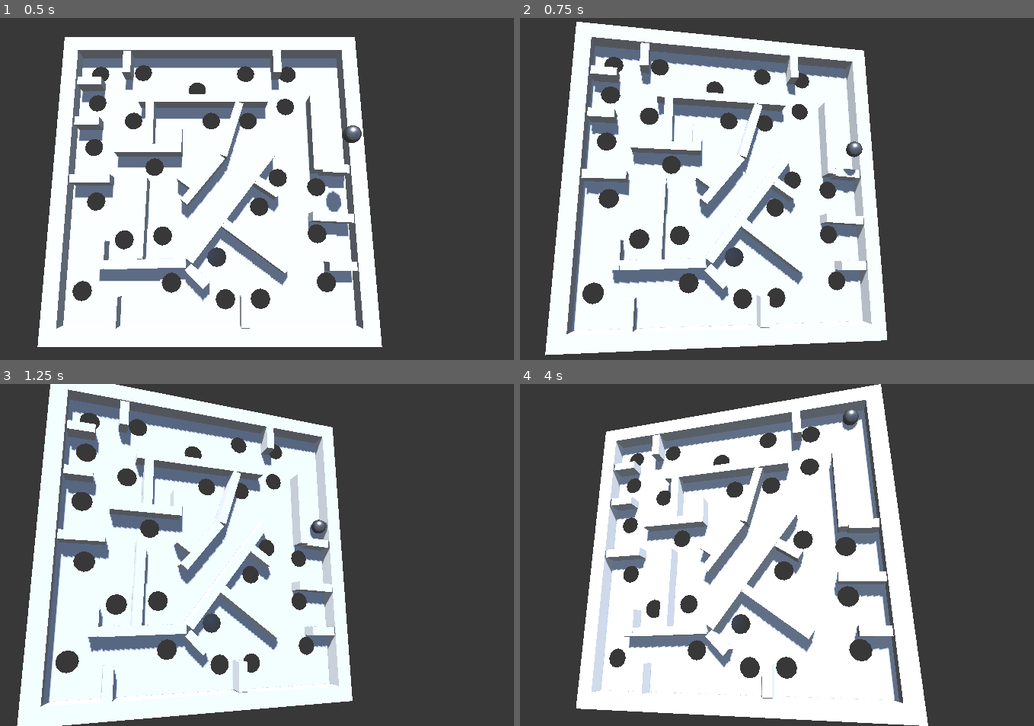
Above: before the commit, frames 1-4 (two rows, left to right).
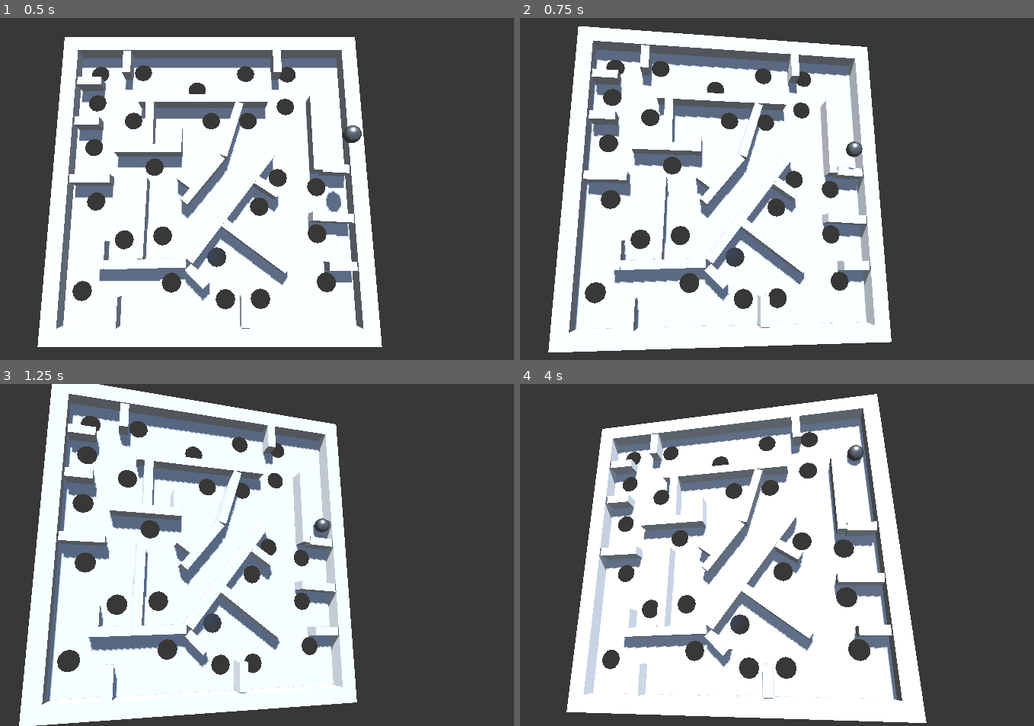
Above: after the commit, the same moments.

Repository: ChrisCrossCrash/labyrinth
Game: Godot game, scene res://scenes/game.tscn
The game is run twice, just before and just after one commit, with the same random seed, the same clock (stepped at 60 frames per second) and the same inputs. A sky picture missing from this copy of the repository is replaced by a grey-blue gradient.
Inputs:
- Up to frame 1 (0.5 s): no input
- Up to frame 2 (0.75 s): hold Right (right) from 0.53 s (still down)
- Up to frame 3 (1.25 s): keep holding Right (right)
- Up to frame 4 (4 s): release Right (right) at 1.28 s; hold Down (backward) 1.28-2.03 s; hold Right (right) 2.03-2.78 s; hold W (forward) 2.78-3.53 s; hold Left (left) from 3.53 s (still down)

Frame 1 is identical in both runs. In frame 2, 6.6% of the frame differs, in the area x 4-73%, y 1-99%; in frame 3, 6.4%; in frame 4, 11%, in the area x 9-80%, y 0-100%.

Commit message:
Fix `tilt_rate` export not being used

Diff:
--- a/scenes/platform.gd
+++ b/scenes/platform.gd
@@ -1,11 +1,11 @@
 extends Node3D
 
 @export var angle_max_deg := 20.0
-@export var tilt_rate := 3.0
+@export var tilt_rate := 2.0
 
 func _process(delta: float) -> void:
     var input_joy := Input.get_vector("forward", "backward", "right", "left")
     var target_x_rad := deg_to_rad(input_joy.x * angle_max_deg)
     var target_y_rad := deg_to_rad(input_joy.y * angle_max_deg)
     var rotation_target := Vector3(target_x_rad, 0.0, target_y_rad)
-    rotation = rotation.lerp(rotation_target, 3.0 * delta)
+    rotation = rotation.lerp(rotation_target, tilt_rate * delta)
